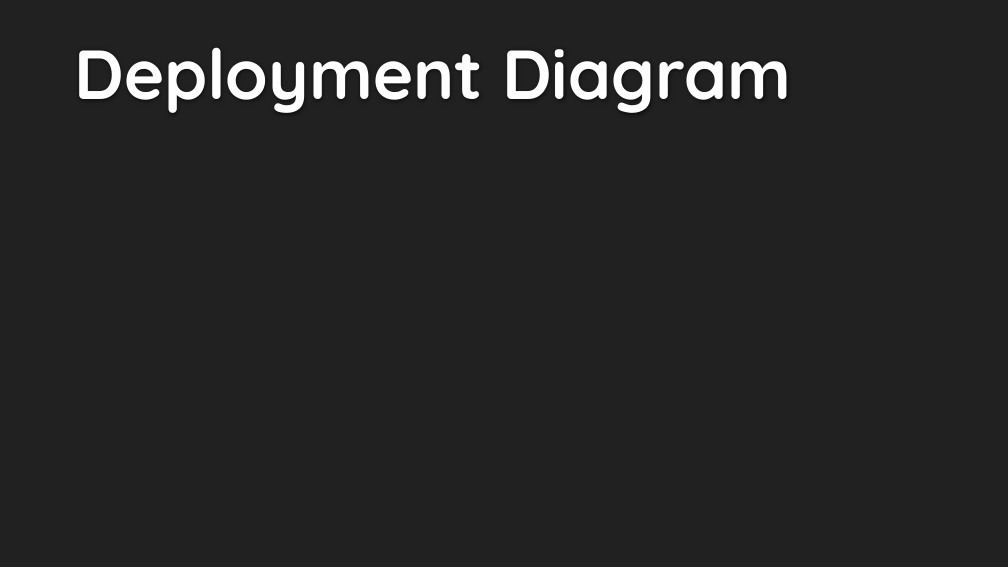
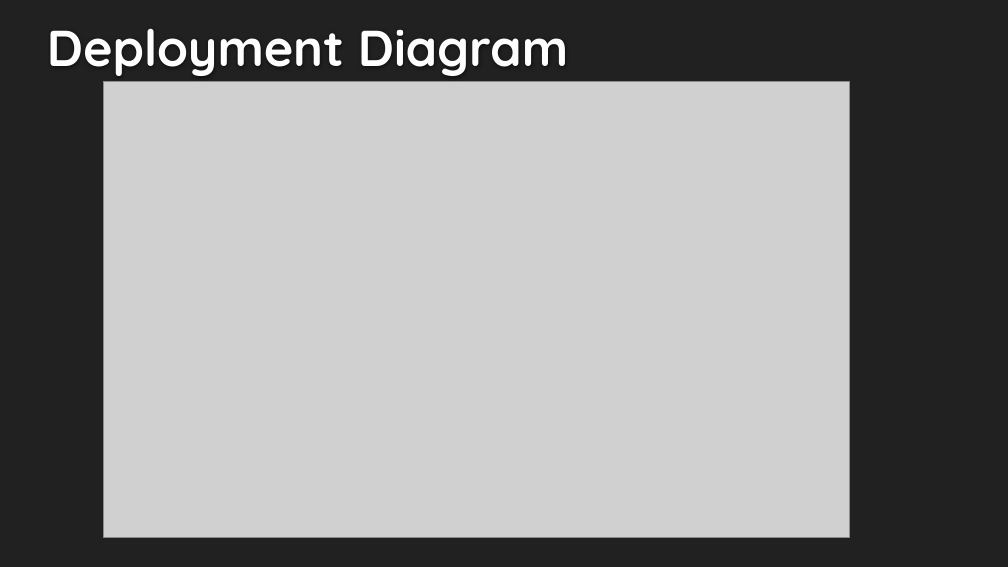
Before and after one commit to seans888/Thomas-n-Friends, a slide deck: slide 11 of Midterm-PPT.pptx (slide 9 before the commit). Drawn at 1008x567 pixels with LibreOffice and Linux fonts; fonts in the diff are those of the drawing; grey boxes stand for pictures; background and template pictures are left out. Boxes give left, top, right and bottom in pixels: in the first picture for what was removed or moved away, otherwise in the second. Text is boxed around its words. In the diff, an @@ line names an element or a change of style, - is before the commit and + after.

```diff
--- a/Midterm-PPT.pptx
+++ b/Midterm-PPT.pptx
@@ text "Deployment Diagram": place and size @@
-text "Deployment Diagram" at [75, 47, 791, 113]
+text "Deployment Diagram" at [47, 28, 568, 76]
@@ text "Deployment Diagram" at [47, 28, 568, 76]: size 66 to 48 pt @@
@@ picture added at [103, 82, 850, 538] @@
```
Also in this commit, not shown: 7 other slides changed, 4 slides added, 7 other files.
